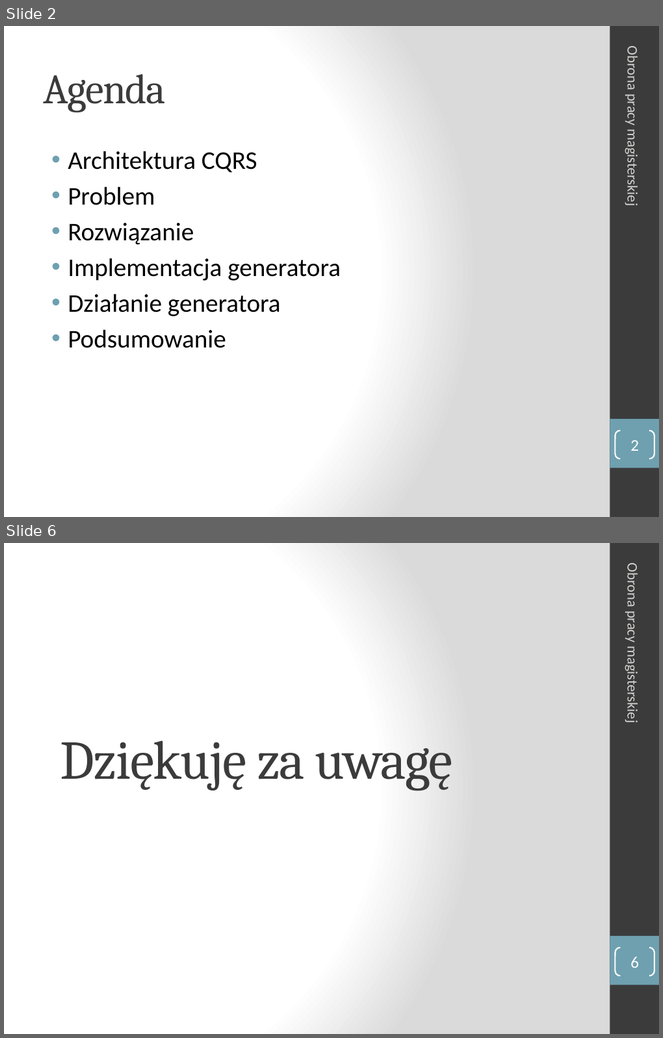
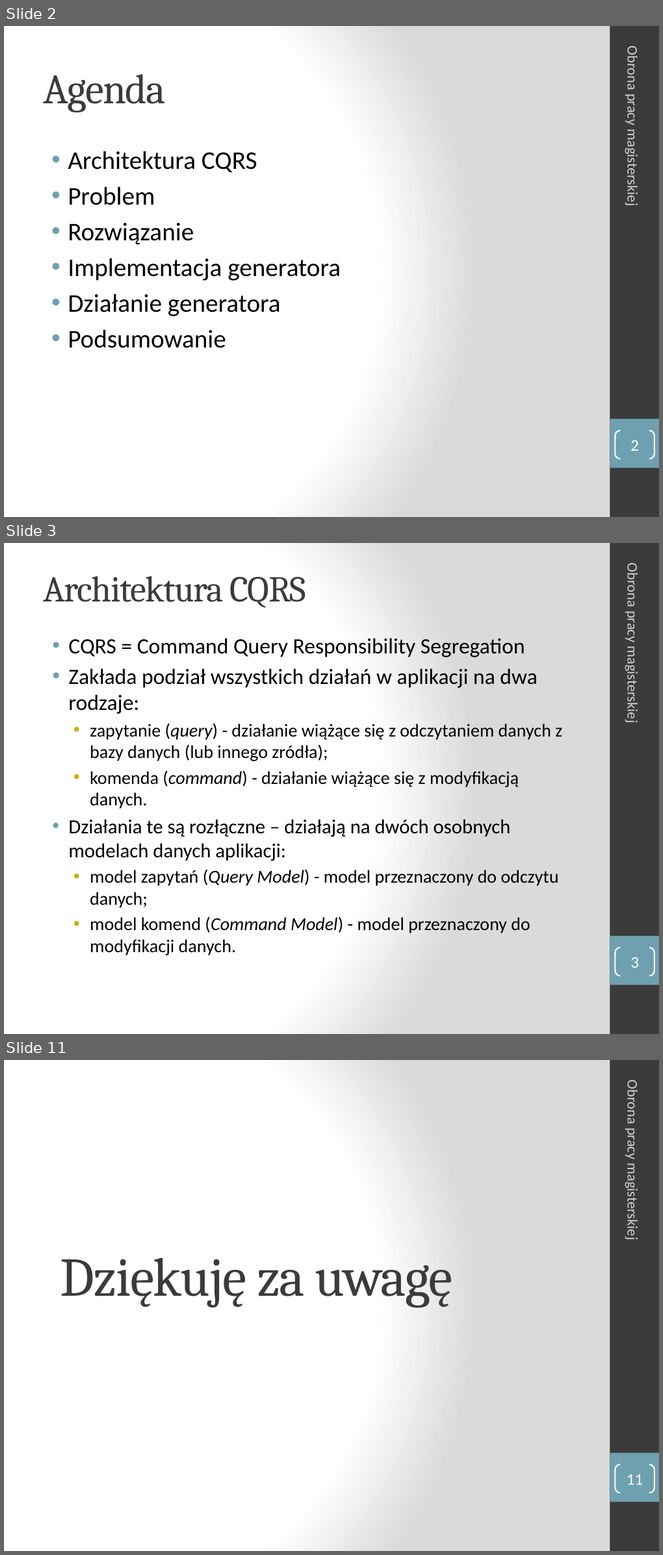
Before and after one commit to manisero/MasterThesis, a slide deck: thesis/presentation/presentation.pptx. Shown one above the other, each under a label of ours: slides 2 and 6 before the commit, slides 2, 3 and 11 after it; the slides between them are not shown. The pictures are 663x1038 and 663x1555 pixels, drawn with LibreOffice and Linux fonts; fonts in the diff are those of the drawing. Boxes give left, top, right and bottom in pixels: in the first picture for what was removed or moved away, otherwise in the second. Text is boxed around its words. In the diff, an @@ line names an element or a change of style, - is before the commit and + after.

```diff
--- a/thesis/presentation/presentation.pptx
+++ b/thesis/presentation/presentation.pptx
@@ slide 3 added at <box>4,543,659,1034</box>, background gradient #FFFFFF to #DADADA; not listed: 2 template elements that a slide beside it also shows @@
@@ title added at <box>43,576,306,608</box>, 40 pt, text #3B3B3B @@
+Architektura CQRS
@@ text added at <box>624,567,642,721</box>, 16 pt, text #D4D2D0 @@
+Obrona pracy magisterskiej
@@ text added at <box>68,638,562,956</box>, 20 pt, text #000000 @@
+• CQRS = Command Query Responsibility Segregation
+• Zakłada podział wszystkich działań w aplikacji na dwa rodzaje:
+  • zapytanie (query) - działanie wiążące się z odczytaniem danych z bazy danych (lub innego zródła);
+  • komenda (command) - działanie wiążące się z modyfikacją danych.
+• Działania te są rozłączne – działają na dwóch osobnych modelach danych aplikacji:
+  • model zapytań (Query Model) - model przeznaczony do odczytu danych;
+  • model komend (Command Model) - model przeznaczony do modyfikacji danych.
@@ page number added at <box>615,948,655,976</box>, outline #FFFFFF 1.5 pt, 18 pt, text #FFFFFF @@
+3
@@ what was slide 6 is now slide 11 @@
@@ page number at <box>627,1475,644,1485</box>: text changed @@
-6
+11
```
Also in this commit, not shown: 3 slides changed, 4 other slides added.
